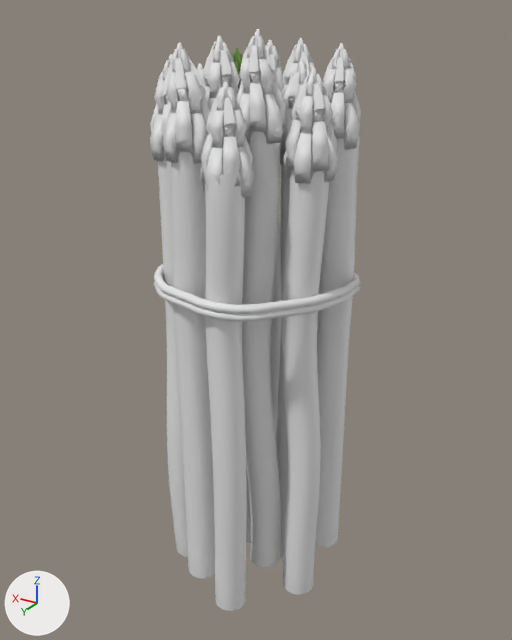
Renders of the Blender file Chaos to Go/Assets/Prefabs/Ingredients/asparagus.blend from each side of a commit.
Camera for both pictures: a camera (50 mm lens) standing at (-5.25, 8.9, 6.74) and looking at (-0.1, 0.31, 2.45). Arrows for +X, +Y and +Z are at lower left; the lights stay in place.
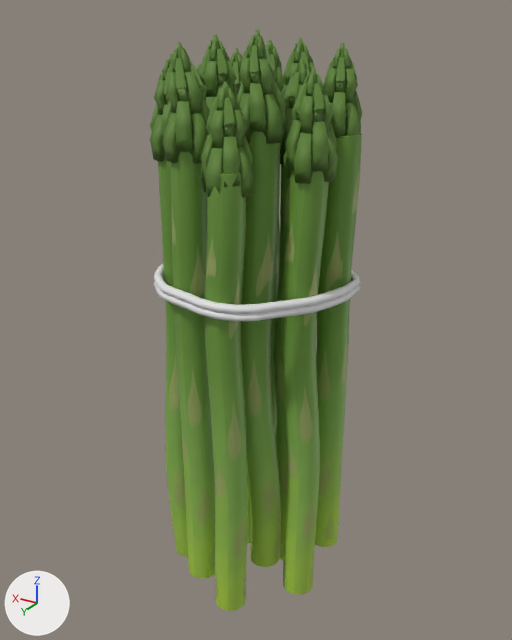
The newer file is also rescaled (x0.473), turned or shifted as a whole; pictures and numbers use the older file's frame.

What differs and where, as boxes (x1, y1, x2, y2) in the pictures (512 x 640 px):
'Cylinder.020', recoloured, turned (grey to green): before (204, 171, 247, 611); after (205, 173, 248, 611)
'Cylinder.014', recoloured, turned (grey to green): (281, 170, 329, 595) in both
'Cylinder.016', recoloured (grey to green): (241, 131, 281, 567) in both
'Cylinder.010', recoloured (grey to green): (170, 151, 215, 578) in both
'Cylinder.012', recoloured, turned (grey to green): before (315, 136, 360, 547); after (315, 134, 362, 547)
'Cylinder.006', recoloured, turned (grey to green): before (158, 155, 188, 557); after (158, 156, 188, 557)
'Cylinder.015', recoloured (grey to green): (283, 67, 338, 184) in both
'Cylinder.011', recoloured (white to green): (162, 42, 210, 164) in both
'Cylinder.021', recoloured (white to green): (200, 82, 254, 197) in both
'Cylinder.017', recoloured (grey to green): (237, 29, 286, 144) in both
'Cylinder.002', recoloured, turned (grey to green): before (277, 164, 290, 560); after (274, 164, 290, 560)
'Cylinder.013', recoloured, moved: before (323, 43, 361, 149); after (323, 43, 362, 138)
'Cylinder.019', recoloured, moved: before (201, 35, 240, 111); after (198, 34, 238, 111)
'Cylinder', recoloured (grey to green): (246, 225, 282, 544) in both
'Cylinder.007', recoloured (white to green): (150, 54, 173, 162) in both
'Cylinder.003', recoloured (white to green): (280, 58, 310, 164) in both
'Cylinder.009', recoloured (white to green): (281, 38, 314, 97) in both
'Cylinder.001', recoloured (grey to green): (265, 40, 284, 92) in both

The change, as a list of edits to the scene's bpy script:
```text
Change me_cylinder:
    where me_cylinder.from_pydata(...)  # 288 vertices, 274 faces; spans x -1.18..1.18, y -1.44..1.44, z -1.0..1.0
    add me_cylinder.materials.append(mat_material)  # picture img_asparagustex_png
Change me_cylinder_001:
    where me_cylinder_001.from_pydata(...)  # 376 vertices, 370 faces; spans x -1.4..1.4, y -1.4..1.4, z -1.0..18.2
    add me_cylinder_001.materials.append(mat_head)  # green #5e8335
Change me_cylinder_002:
    where me_cylinder_002.from_pydata(...)  # 272 vertices, 272 faces; spans x -1.22..1.0, y -1.09..1.21, z -1.0..1.0
    add me_cylinder_002.materials.append(mat_material)  # picture img_asparagustex_png
Change me_cylinder_003:
    where me_cylinder_003.from_pydata(...)  # 376 vertices, 370 faces; spans x -1.4..1.4, y -1.4..1.4, z -1.0..16.6
    add me_cylinder_003.materials.append(mat_head)  # green #5e8335
Change me_cylinder_006:
    where me_cylinder_006.from_pydata(...)  # 272 vertices, 258 faces; spans x -1.0..1.05, y -1.0..1.59, z -1.0..1.0
    add me_cylinder_006.materials.append(mat_material)  # picture img_asparagustex_png
Change me_cylinder_007:
    where me_cylinder_007.from_pydata(...)  # 376 vertices, 370 faces; spans x -1.4..1.4, y -1.4..1.4, z -1.0..16.6
    add me_cylinder_007.materials.append(mat_head)  # green #5e8335
Change me_cylinder_009:
    where me_cylinder_009.from_pydata(...)  # 376 vertices, 370 faces; spans x -1.4..1.4, y -1.4..1.4, z -1.0..16.6
    add me_cylinder_009.materials.append(mat_head)  # green #5e8335
Change me_cylinder_010:
    where me_cylinder_010.from_pydata(...)  # 272 vertices, 258 faces; spans x -1.14..1.2, y -1.07..1.05, z -1.0..1.0
    add me_cylinder_010.materials.append(mat_material)  # picture img_asparagustex_png
Change me_cylinder_011:
    where me_cylinder_011.from_pydata(...)  # 376 vertices, 370 faces; spans x -1.4..1.4, y -1.4..1.4, z -1.0..17.5
    add me_cylinder_011.materials.append(mat_head)  # green #5e8335
Change me_cylinder_012:
    where me_cylinder_012.from_pydata(...)  # 192 vertices, 178 faces; spans x -1.17..1.17, y -1.23..1.23, z -1.0..1.0
    add me_cylinder_012.materials.append(mat_material)  # picture img_asparagustex_png
Change me_cylinder_013:
    where me_cylinder_013.from_pydata(...)  # 376 vertices, 370 faces; spans x -1.4..1.4, y -1.4..1.4, z -1.0..16.6
    add me_cylinder_013.materials.append(mat_head)  # green #5e8335
Change me_cylinder_014:
    where me_cylinder_014.from_pydata(...)  # 272 vertices, 258 faces; spans x -1.09..1.41, y -1.22..1.05, z -1.0..1.0
    add me_cylinder_014.materials.append(mat_material)  # picture img_asparagustex_png
Change me_cylinder_015:
    where me_cylinder_015.from_pydata(...)  # 376 vertices, 370 faces; spans x -1.4..1.4, y -1.4..1.4, z -1.0..16.6
    add me_cylinder_015.materials.append(mat_head)  # green #5e8335
Change me_cylinder_016:
    where me_cylinder_016.from_pydata(...)  # 272 vertices, 258 faces; spans x -1.31..1.31, y -1.25..1.25, z -1.0..1.0
    add me_cylinder_016.materials.append(mat_material)  # picture img_asparagustex_png
Change me_cylinder_017:
    where me_cylinder_017.from_pydata(...)  # 376 vertices, 370 faces; spans x -1.4..1.4, y -1.4..1.4, z -1.0..16.4
    add me_cylinder_017.materials.append(mat_head)  # green #5e8335
Change me_cylinder_019:
    where me_cylinder_019.from_pydata(...)  # 376 vertices, 370 faces; spans x -1.4..1.4, y -1.4..1.4, z -1.0..16.6
    add me_cylinder_019.materials.append(mat_head)  # green #5e8335
Change me_cylinder_020:
    where me_cylinder_020.from_pydata(...)  # 272 vertices, 258 faces; spans x -1.18..1.18, y -1.09..1.09, z -1.0..1.0
    add me_cylinder_020.materials.append(mat_material)  # picture img_asparagustex_png
Change me_cylinder_021:
    where me_cylinder_021.from_pydata(...)  # 376 vertices, 370 faces; spans x -1.4..1.4, y -1.4..1.4, z -1.0..16.6
    add me_cylinder_021.materials.append(mat_head)  # green #5e8335
Change ob_cylinder_002:
    ob_cylinder_002.rotation_euler: (0.0, 0.0, 0.0) -> (0.0, 0.0, -2.207)  # degrees (0, 0, 0) -> degrees (0, 0, -126)
Change ob_cylinder_006:
    ob_cylinder_006.rotation_euler: (0.0, 0.0, 0.0) -> (0.0, 0.0, -0.351)  # degrees (0, 0, 0) -> degrees (0, 0, -20)
Change ob_cylinder_012:
    ob_cylinder_012.rotation_euler: (0.0, 0.0, 0.0) -> (0.0, 0.0, -0.575)  # degrees (0, 0, 0) -> degrees (0, 0, -33)
Change ob_cylinder_013:
    ob_cylinder_013.location: (-0.96, -0.49, 5.12) -> (-0.95, -0.55, 5.12)
Change ob_cylinder_014:
    ob_cylinder_014.rotation_euler: (0.0, 0.0, 0.0) -> (0.0, 0.0, 0.223)  # degrees (0, 0, 0) -> degrees (0, 0, 13)
Change ob_cylinder_019:
    ob_cylinder_019.location: (0.25, 0.65, 5.22) -> (0.35, 0.59, 5.23)
Change ob_cylinder_020:
    ob_cylinder_020.rotation_euler: (0.0, 0.0, 0.0) -> (0.0, 0.0, 0.406)  # degrees (0, 0, 0) -> degrees (0, 0, 23)
```
